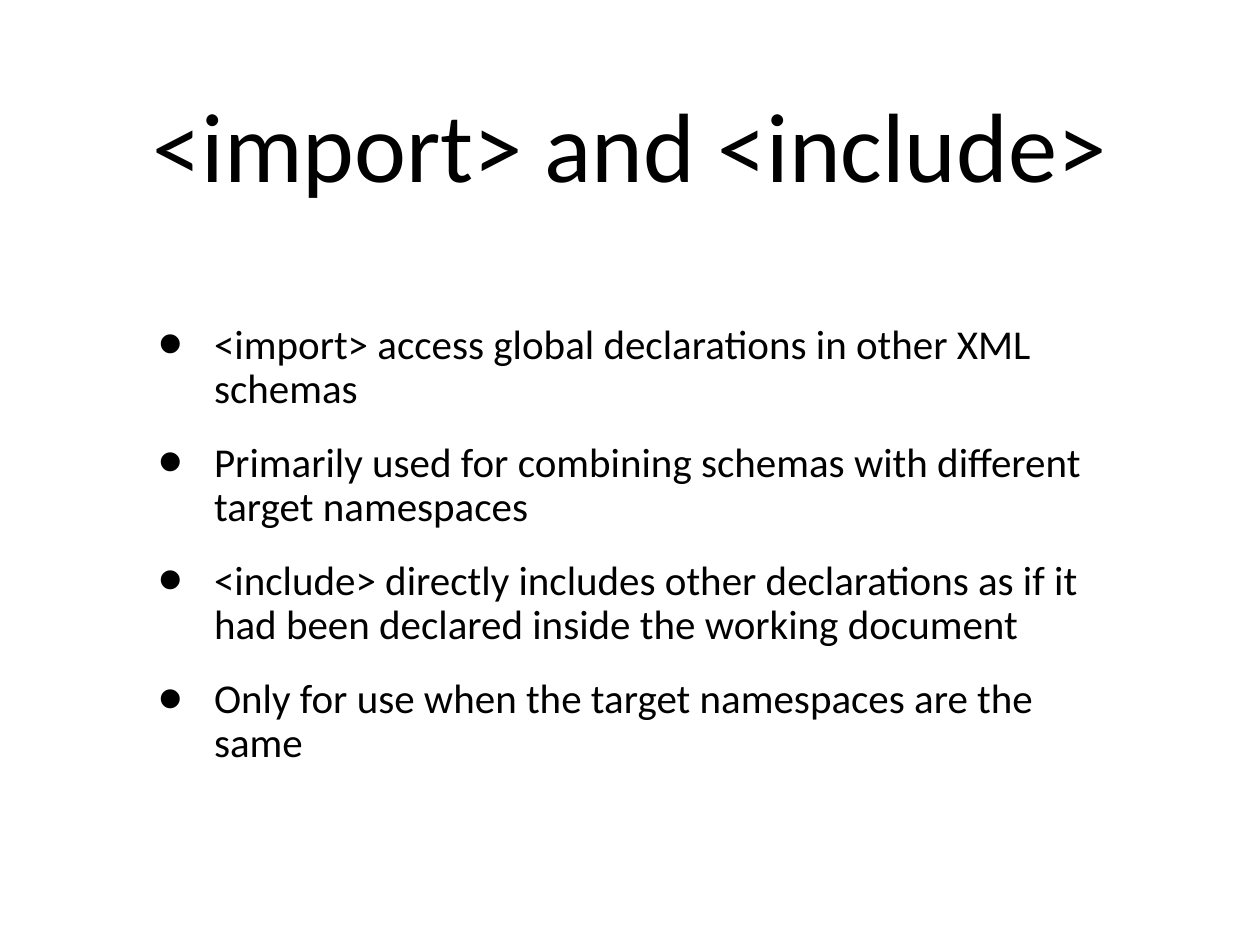
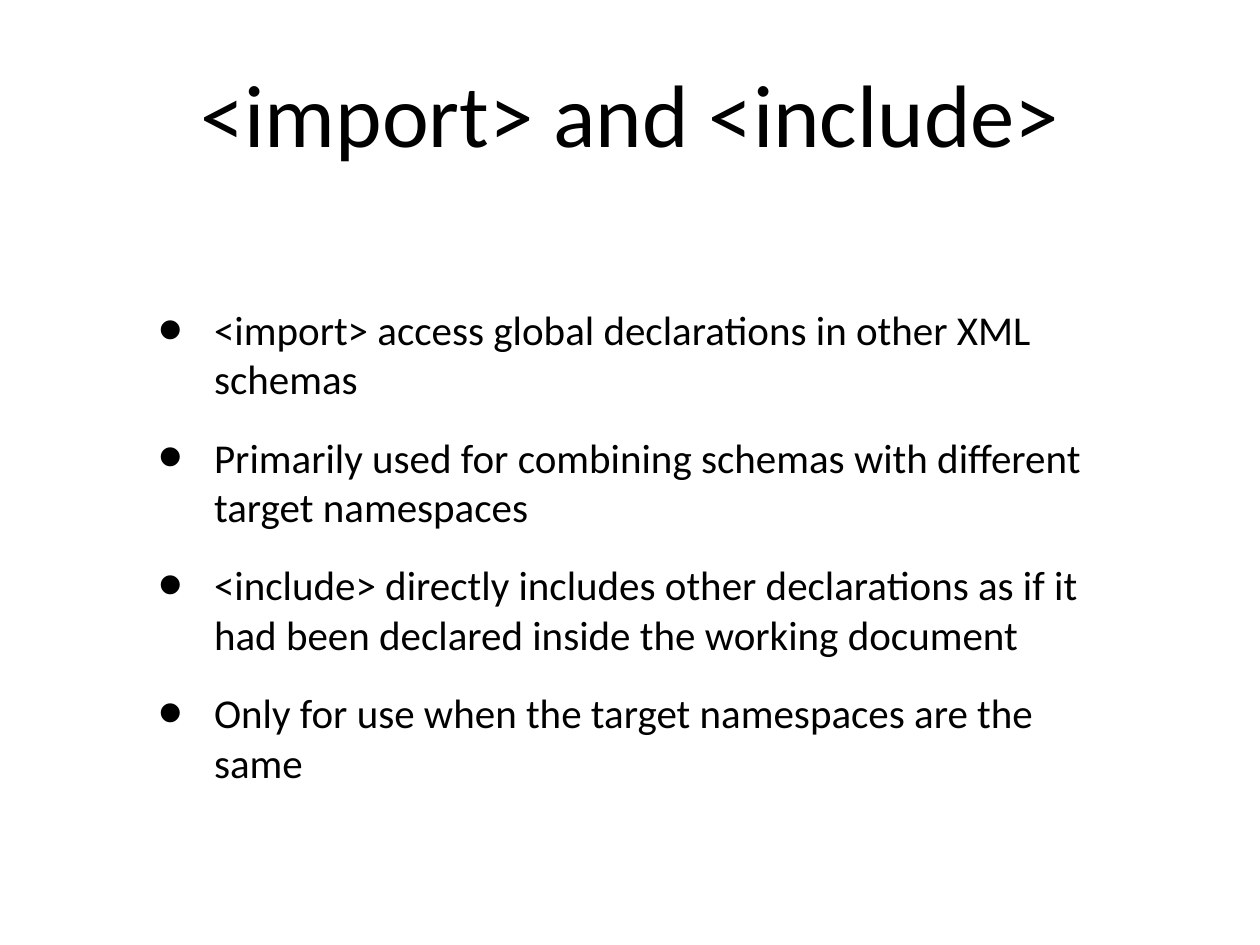
Before and after one commit to tathougies/zynx-se-bootcamp, a slide deck: slide 33 of xml/xml-schema-xpath.ppt (slide 32 before the commit). Drawn at 1260x945 pixels with LibreOffice and Linux fonts; fonts in the diff are those of the drawing. Boxes give left, top, right and bottom in pixels: in the first picture for what was removed or moved away, otherwise in the second. Text is boxed around its words. In the diff, an @@ line names an element or a change of style, - is before the commit and + after.

```diff
--- a/xml/xml-schema-xpath.ppt
+++ b/xml/xml-schema-xpath.ppt
@@ title "<import> and <include>" at [201, 85, 1059, 162]: size 80 to 72 pt @@
@@ text "<import> access global declarations in ..." at [214, 316, 1080, 779]: line spacing 0.9 to 1 @@
```
Also in this commit, not shown: 20 other slides changed, 1 slide added.
